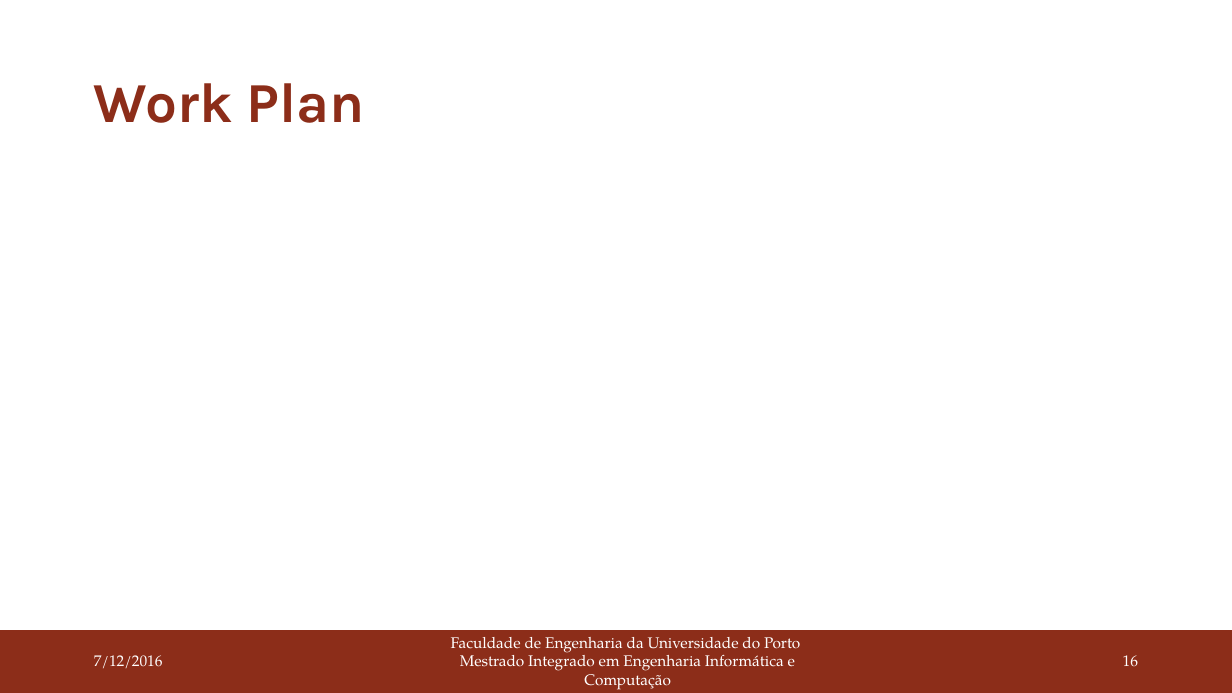
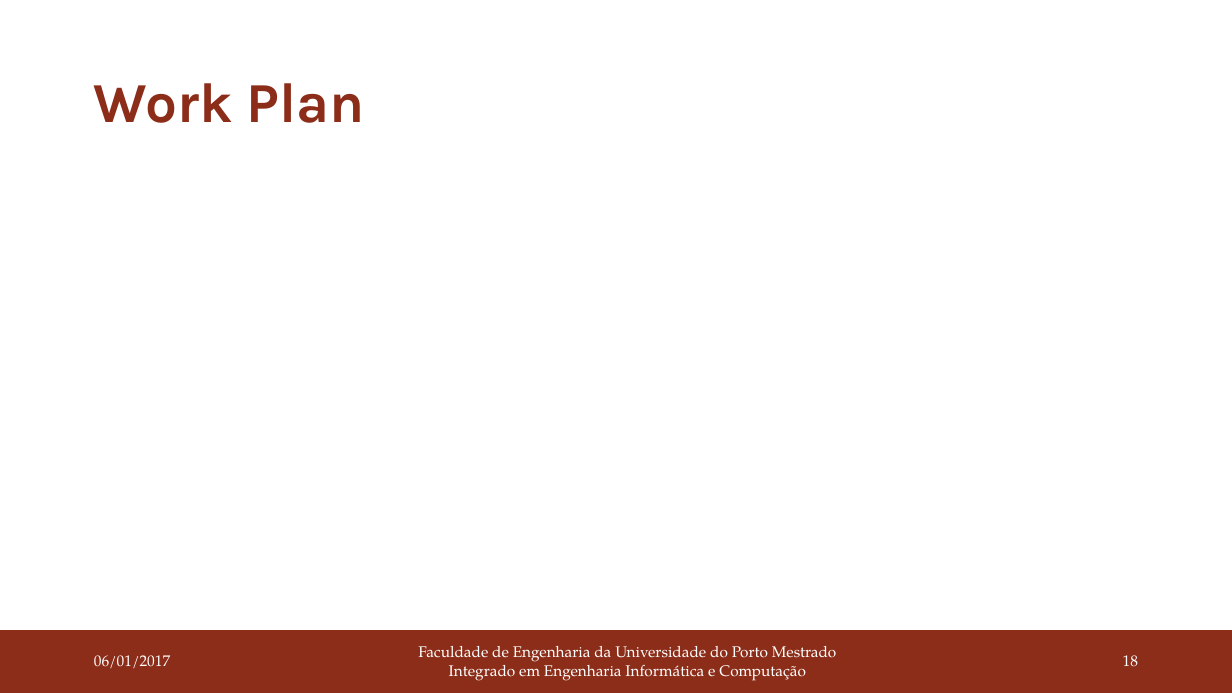
Before and after one commit to joaoBordalo/FEUP-Dissertation, a slide deck: slide 18 of deliverables/PDIS/second delivery/Autotuning Parallel Application in Heterogeneous Systems.pptx (slide 16 before the commit). Drawn at 1232x693 pixels with LibreOffice and Linux fonts; fonts in the diff are those of the drawing. Boxes give left, top, right and bottom in pixels: in the first picture for what was removed or moved away, otherwise in the second. Text is boxed around its words. In the diff, an @@ line names an element or a change of style, - is before the commit and + after.

```diff
--- a/deliverables/PDIS/second delivery/Autotuning Parallel Application in Heterogeneous Systems.pptx
+++ b/deliverables/PDIS/second delivery/Autotuning Parallel Application in Heterogeneous Systems.pptx
@@ text at bbox=[94, 655, 170, 669]: text changed @@
-7/12/2016
+06/01/2017
@@ text at bbox=[418, 646, 837, 681]: text changed @@
-Faculdade de Engenharia da Universidade do Porto
-Mestrado Integrado em Engenharia Informática e Computação
+Faculdade de Engenharia da Universidade do Porto Mestrado Integrado em Engenharia Informática e Computação
@@ page number at bbox=[1123, 655, 1138, 667]: text changed @@
-16
+18
```
Also in this commit, not shown: 15 other slides changed, 2 slides added, 3 other files.
